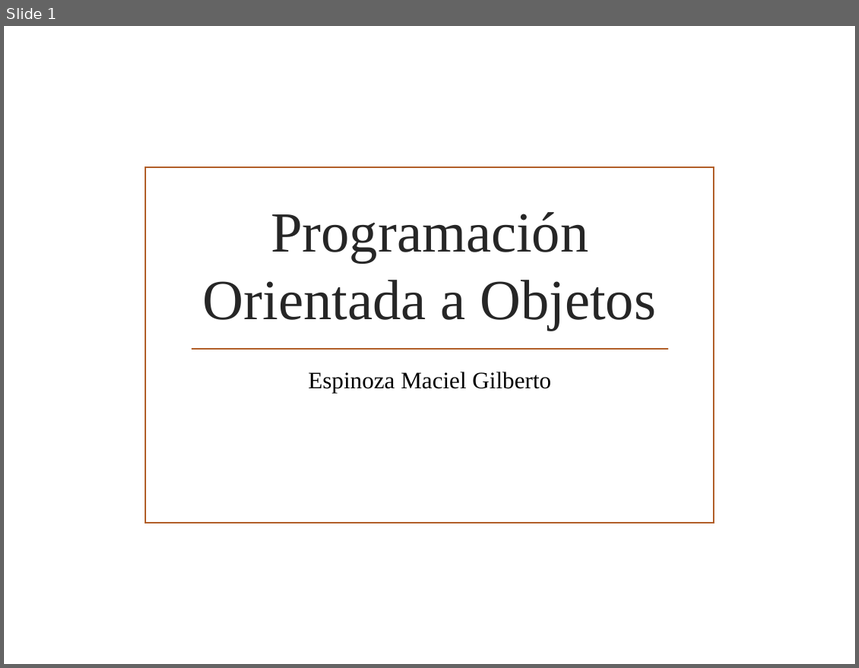
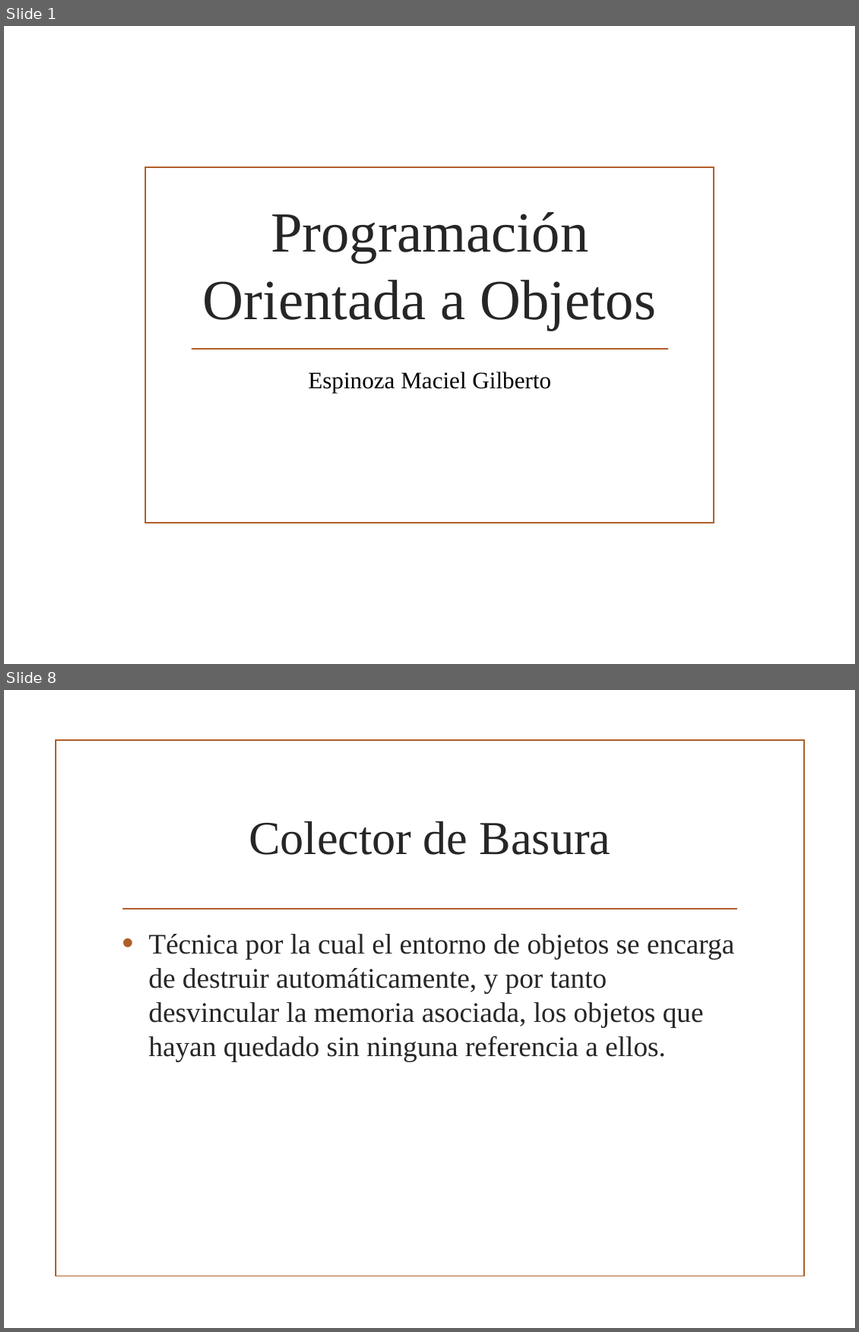
Before and after one commit to gilbertoesp/EstructurasDeDatos, a slide deck: Expos/Espinoza_ProgramaciónOrientadaObjetos.pptx. Shown one above the other, each under a label of ours: slide 1 before the commit, slides 1 and 8 after it; the slides between them are not shown. The pictures are 859x668 and 859x1332 pixels, drawn with LibreOffice and Linux fonts; fonts in the diff are those of the drawing; background and template pictures are left out. Boxes give left, top, right and bottom in pixels: in the first picture for what was removed or moved away, otherwise in the second. Text is boxed around its words. In the diff, an @@ line names an element or a change of style, - is before the commit and + after.

```diff
--- a/Expos/Espinoza_ProgramaciónOrientadaObjetos.pptx
+++ b/Expos/Espinoza_ProgramaciónOrientadaObjetos.pptx
@@ slide 8 added at <box>4,690,855,1328</box>, background picture (left out) @@
@@ rectangle added at <box>56,740,804,1277</box>, outline #B15E28 1.25 pt @@
@@ title added at <box>249,821,611,855</box>, 40 pt, text #262626 @@
+Colector de Basura
@@ line added from (123, 910) to (737, 910), #B15E28 1.25 pt @@
@@ text added at <box>148,934,734,1062</box>, 24 pt, text #262626 @@
+• Técnica por la cual el entorno de objetos se encarga de destruir automáticamente, y por tanto desvincular la memoria asociada, los objetos que hayan quedado sin ninguna referencia a ellos.
```
Also in this commit, not shown: 8 other slides added, 7 other files.
